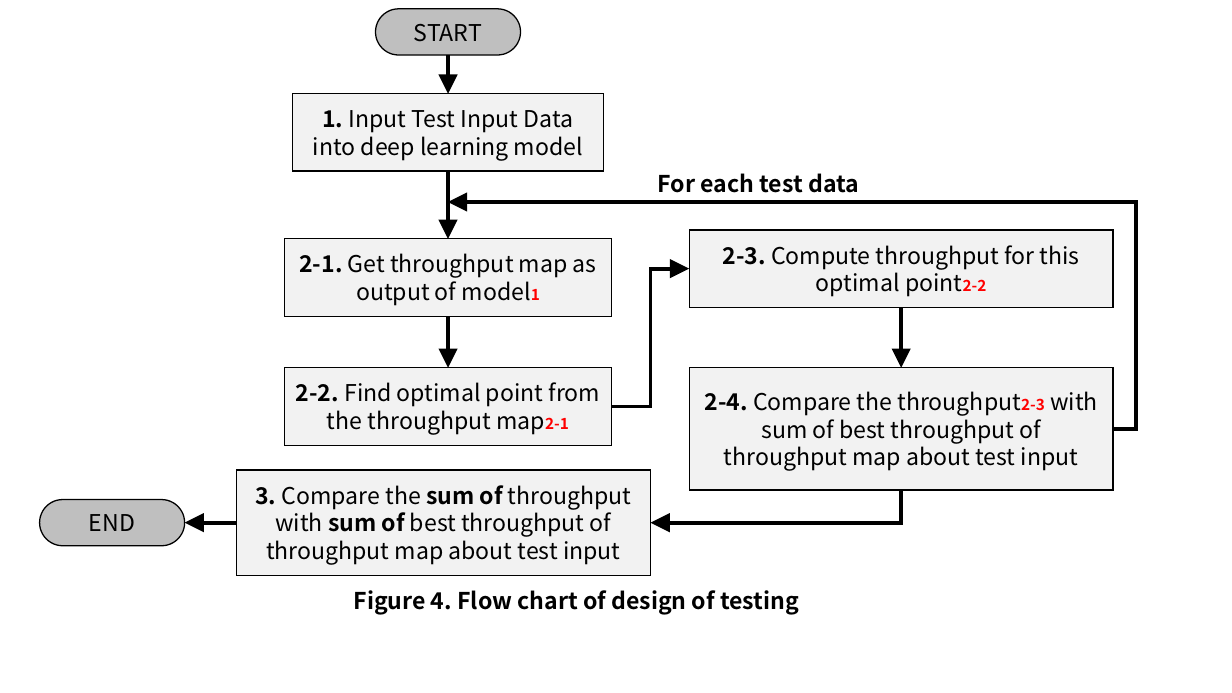
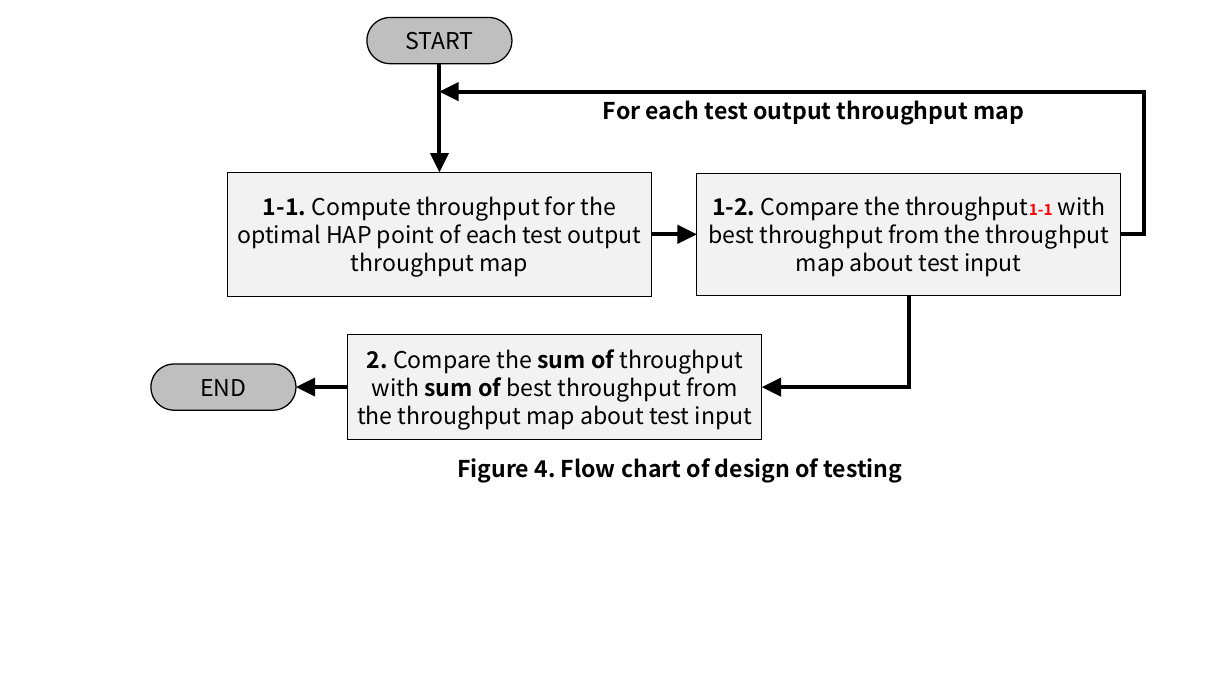
Before and after one commit to WannaBeSuperteur/2020, a slide deck: slide 6 of WPCN/for_final_paper.pptx. Drawn at 1232x693 pixels with LibreOffice and Linux fonts; fonts in the diff are those of the drawing. Boxes give left, top, right and bottom in pixels: in the first picture for what was removed or moved away, otherwise in the second. Text is boxed around its words. In the diff, an @@ line names an element or a change of style, - is before the commit and + after.

```diff
--- a/WPCN/for_final_paper.pptx
+++ b/WPCN/for_final_paper.pptx
@@ rounded rectangle "START": place and size @@
-rounded rectangle "START" at box(375, 9, 520, 55)
+rounded rectangle "START" at box(367, 18, 512, 64)
@@ arrow moved from (448, 55) - (448, 93) to (440, 64) - (440, 172) @@
@@ rectangle removed at box(293, 93, 604, 171) @@
-1. Input Test Input Data into deep learning model
@@ elbow arrow moved from (1114, 429) - (448, 202) to (1121, 235) - (440, 91) @@
@@ text at box(603, 100, 1024, 124): text changed @@
-For each test data
+For each test output throughput map
@@ rectangle "1-1. Compute throughput for the ...": place and size @@
-rectangle "1-1. Compute throughput for the ..." at box(689, 230, 1114, 308)
+rectangle "1-1. Compute throughput for the ..." at box(227, 172, 652, 296)
@@ arrow removed from (448, 171) to (448, 238) @@
@@ rectangle "1-2. Compare the throughput1-1 with ...": place and size @@
-rectangle "1-2. Compare the throughput1-1 with ..." at box(689, 368, 1114, 490)
+rectangle "1-2. Compare the throughput1-1 with ..." at box(697, 173, 1121, 295)
@@ text in rectangle at box(237, 196, 642, 276): text changed @@
-2-3. Compute throughput for this optimal point2-2
+1-1. Compute throughput for the optimal HAP point of each test output throughput map
@@ text in rectangle at box(708, 196, 1109, 276): text changed @@
-2-4. Compare the throughput2-3 with sum of best throughput of throughput map about test input
+1-2. Compare the throughput1-1 with best throughput from the throughput map about test input
@@ rectangle removed at box(285, 238, 613, 316) @@
-2-1. Get throughput map as output of model1
@@ arrow added from (652, 235) to (697, 235), #000000 3 pt @@
@@ elbow arrow removed from (612, 407) to (689, 269) @@
@@ elbow arrow moved from (901, 490) - (651, 523) to (909, 296) - (762, 387) @@
@@ arrow removed from (448, 316) to (448, 368) @@
@@ arrow removed from (901, 308) to (901, 368) @@
@@ text in rectangle at box(357, 349, 752, 429): text changed @@
-3. Compare the sum of throughput with sum of best throughput of throughput map about test input
+2. Compare the sum of throughput with sum of best throughput from the throughput map about test input
@@ rectangle removed at box(285, 368, 613, 445) @@
-2-2. Find optimal point from the throughput map2-1
@@ 1 rounded rectangle, 1 rectangle, 1 arrow: place and size @@
-1 rounded rectangle, 1 rectangle, 1 arrow at box(40, 470, 651, 576)
+1 rounded rectangle, 1 rectangle, 1 arrow at box(151, 335, 762, 440)
@@ text "Figure 4. Flow chart of ...": place and size @@
-text "Figure 4. Flow chart of ..." at box(354, 590, 799, 614)
+text "Figure 4. Flow chart of ..." at box(457, 458, 903, 483)
```
Also in this commit, not shown: 3 other slides changed, 1 slide added, 2 other files.
